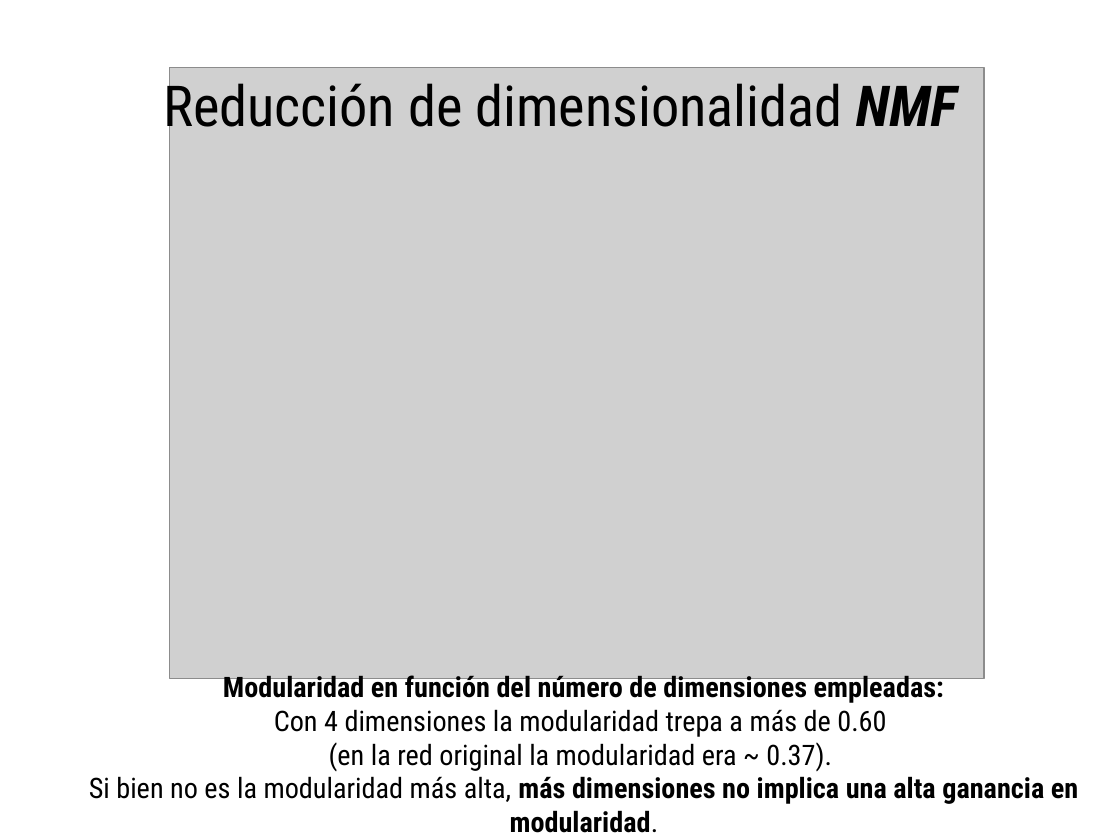
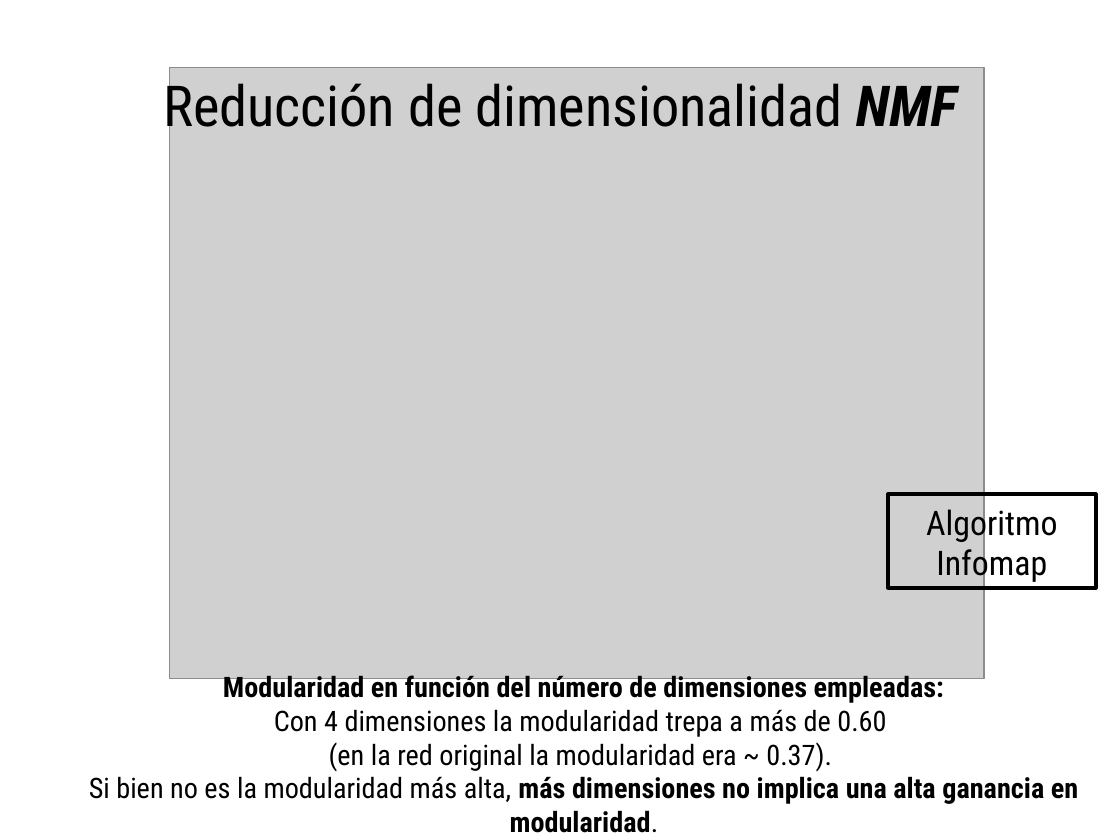
Before and after one commit to spinto88/Analisis_notas, a slide deck: slide 36 of Presentacion_analisis.odp (slide 33 before the commit). Drawn at 1120x840 pixels with LibreOffice and Linux fonts; fonts in the diff are those of the drawing; grey boxes stand for pictures. Boxes give left, top, right and bottom in pixels: in the first picture for what was removed or moved away, otherwise in the second. Text is boxed around its words. In the diff, an @@ line names an element or a change of style, - is before the commit and + after.

```diff
--- a/Presentacion_analisis.odp
+++ b/Presentacion_analisis.odp
@@ rectangle added at box(888, 495, 1097, 588), outline #000000 2.83 pt, 24 pt, text #000000 @@
+Algoritmo Infomap
```
Also in this commit, not shown: 1 other slide changed, 4 slides added, 2 other files.
